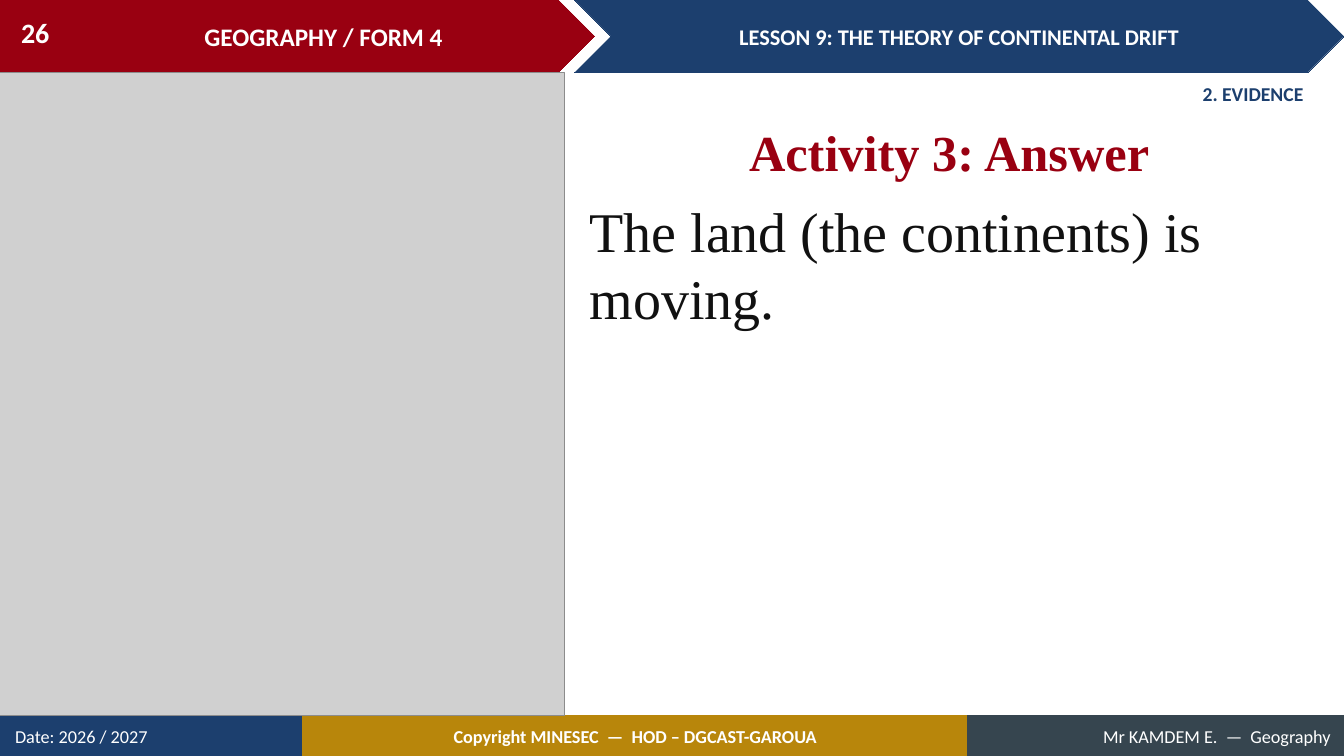
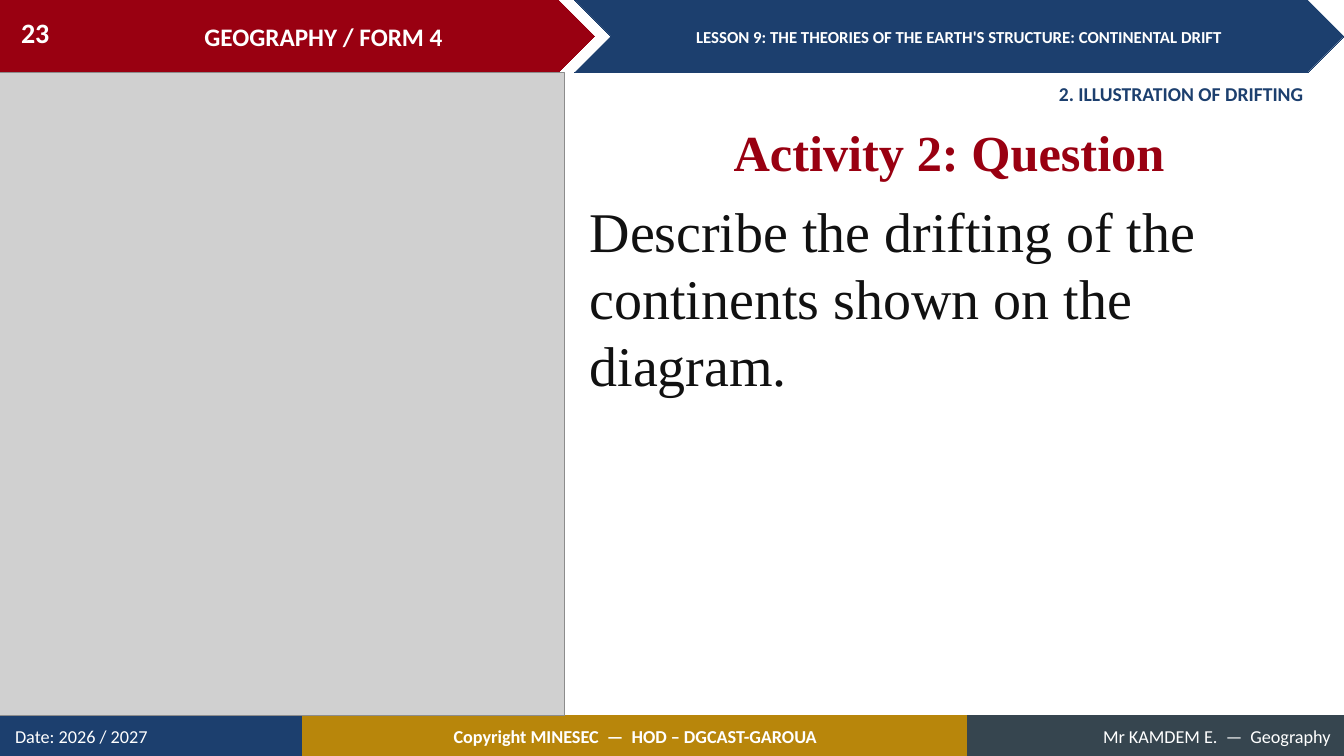
Before and after one commit to Berthautk/linea-github, a slide deck: slide 23 of lecons/F3/12_FORM4_LESSON09_Continental_Drift.pptx (slide 26 before the commit). Drawn at 1344x756 pixels with LibreOffice and Linux fonts; fonts in the diff are those of the drawing; grey boxes stand for pictures. Boxes give left, top, right and bottom in pixels: in the first picture for what was removed or moved away, otherwise in the second. Text is boxed around its words. In the diff, an @@ line names an element or a change of style, - is before the commit and + after.

```diff
--- a/lecons/F3/12_FORM4_LESSON09_Continental_Drift.pptx
+++ b/lecons/F3/12_FORM4_LESSON09_Continental_Drift.pptx
@@ page number at (21,24,49,44): text changed @@
-26
+23
@@ text in chevron at (696,31,1221,43): text changed; size 16 to 12 pt @@
-LESSON 9: THE THEORY OF CONTINENTAL DRIFT
+LESSON 9: THE THEORIES OF THE EARTH'S STRUCTURE: CONTINENTAL DRIFT
@@ text at (1059,88,1303,101): text changed @@
-2. EVIDENCE
+2. ILLUSTRATION OF DRIFTING
@@ text at (734,136,1164,181): text changed @@
-Activity 3: Answer
+Activity 2: Question
@@ text at (590,212,1195,397): text changed @@
-The land (the continents) is moving.
+Describe the drifting of the continents shown on the diagram.
```
Also in this commit, not shown: 42 other slides changed, 6 slides added, 2 slides removed, 15 other files.
